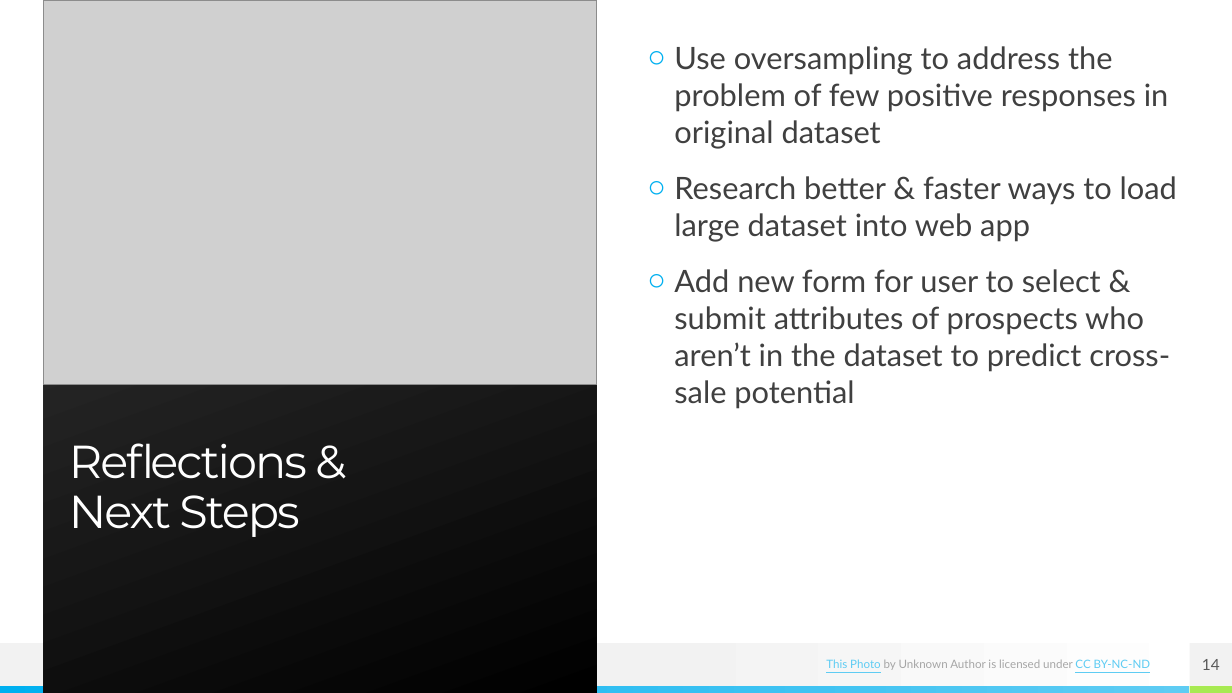
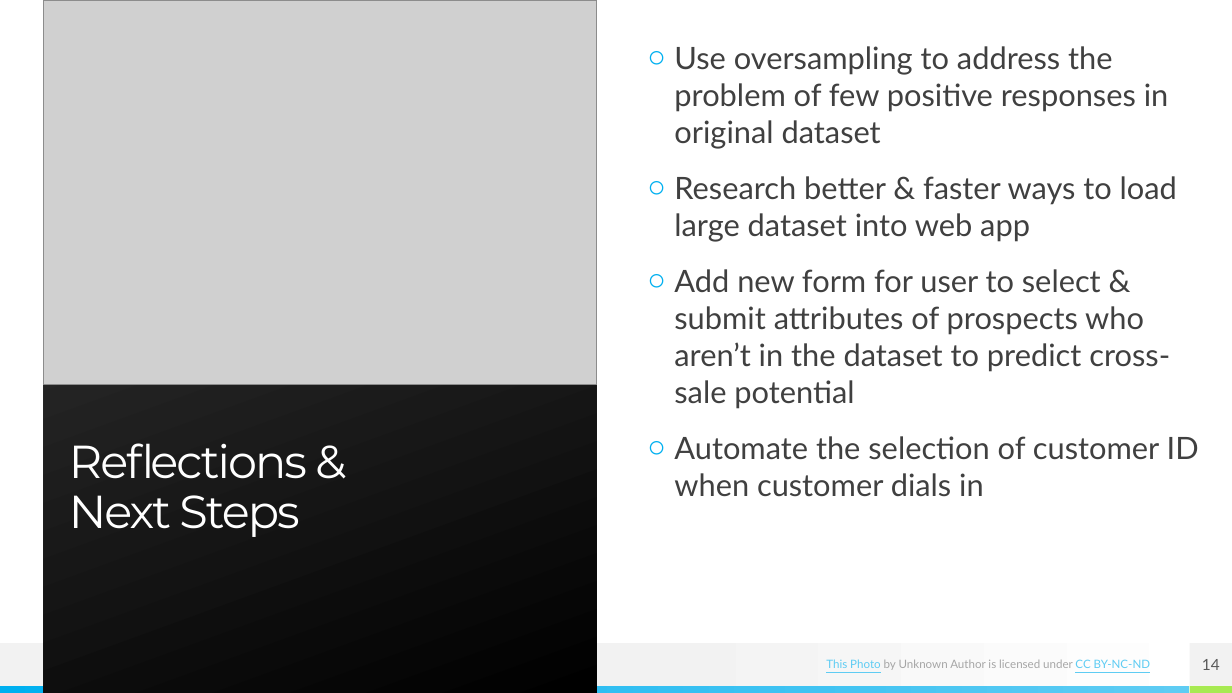
Before and after one commit to szerpa17/cross-sell-predictions, a slide deck: slide 14 of project-presentation.pptx. Drawn at 1232x693 pixels with LibreOffice and Linux fonts; fonts in the diff are those of the drawing; grey boxes stand for pictures. Boxes give left, top, right and bottom in pixels: in the first picture for what was removed or moved away, otherwise in the second. Text is boxed around its words. In the diff, an @@ line names an element or a change of style, - is before the commit and + after.

```diff
--- a/project-presentation.pptx
+++ b/project-presentation.pptx
@@ text at (x1=674, y1=436, x2=1199, y2=497): paragraph added @@
+○ Automate the selection of customer ID when customer dials in
```
Also in this commit, not shown: 1 other slide changed.
